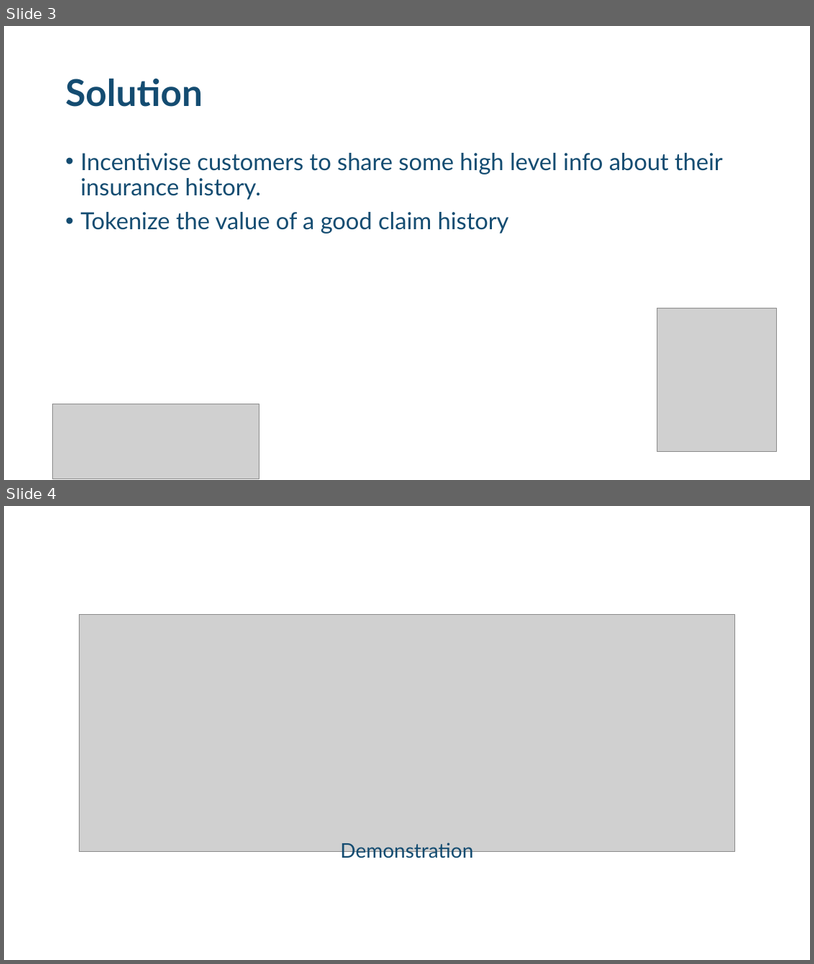
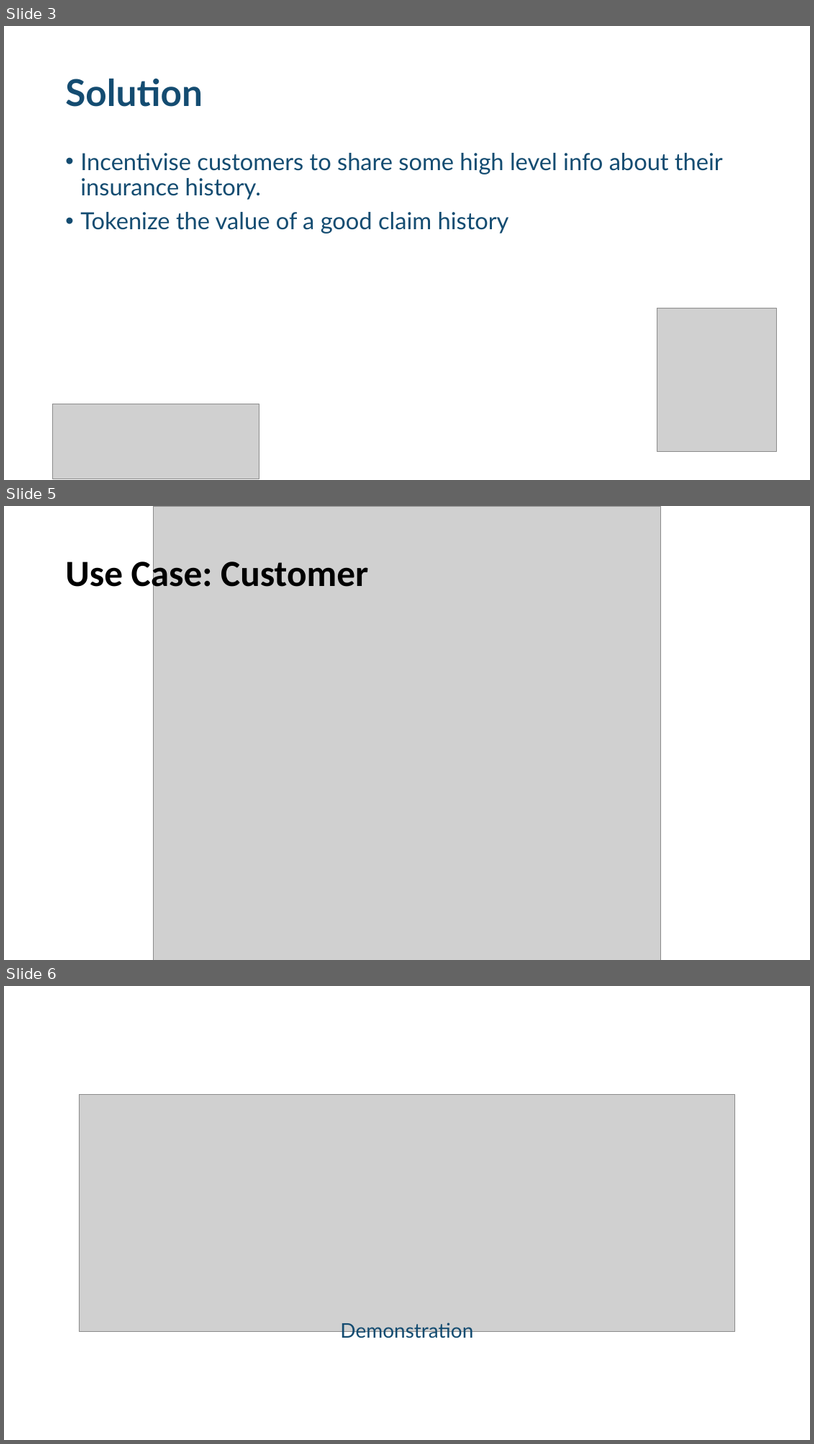
Before and after one commit to divsinghal/Claimless, a slide deck: Claimless - Pitch.pptx. Shown one above the other, each under a label of ours: slides 3 and 4 before the commit, slides 3, 5 and 6 after it; the slides between them are not shown. The pictures are 814x964 and 814x1444 pixels, drawn with LibreOffice and Linux fonts; fonts in the diff are those of the drawing; grey boxes stand for pictures. Boxes give left, top, right and bottom in pixels: in the first picture for what was removed or moved away, otherwise in the second. Text is boxed around its words. In the diff, an @@ line names an element or a change of style, - is before the commit and + after.

```diff
--- a/Claimless - Pitch.pptx
+++ b/Claimless - Pitch.pptx
@@ slide 5 added at (x1=4, y1=506, x2=810, y2=960), background #FFFFFF @@
@@ picture added at (x1=154, y1=506, x2=661, y2=960) @@
@@ title added at (x1=65, y1=555, x2=368, y2=595), 44 pt, text #000000, bold @@
+Use Case: Customer
@@ what was slide 4 is now slide 6 @@
```
Also in this commit, not shown: 1 slide changed, 1 other slide added.
